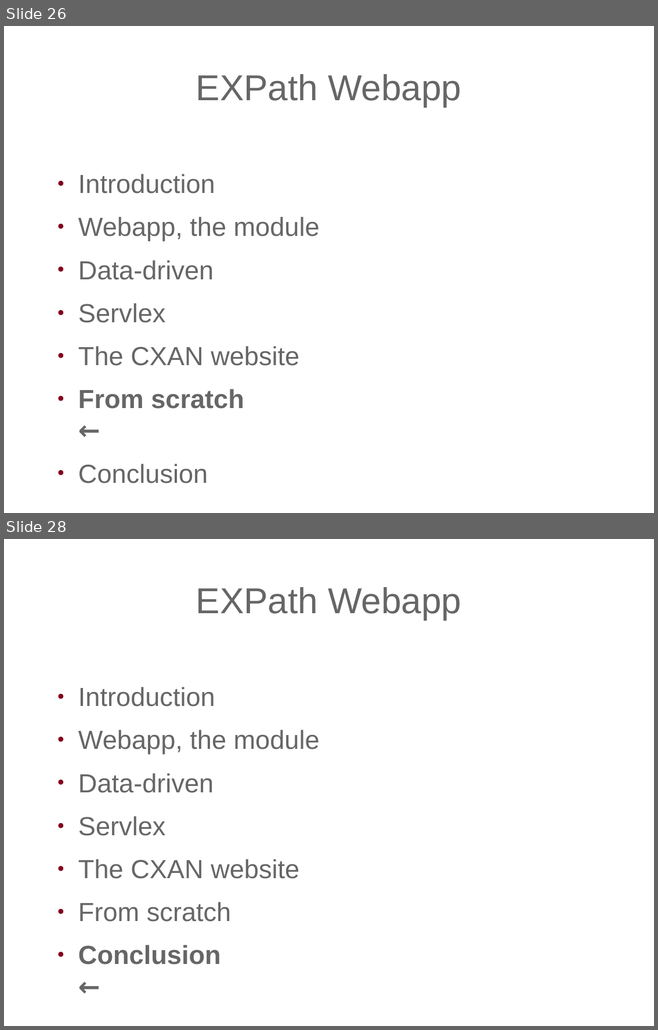
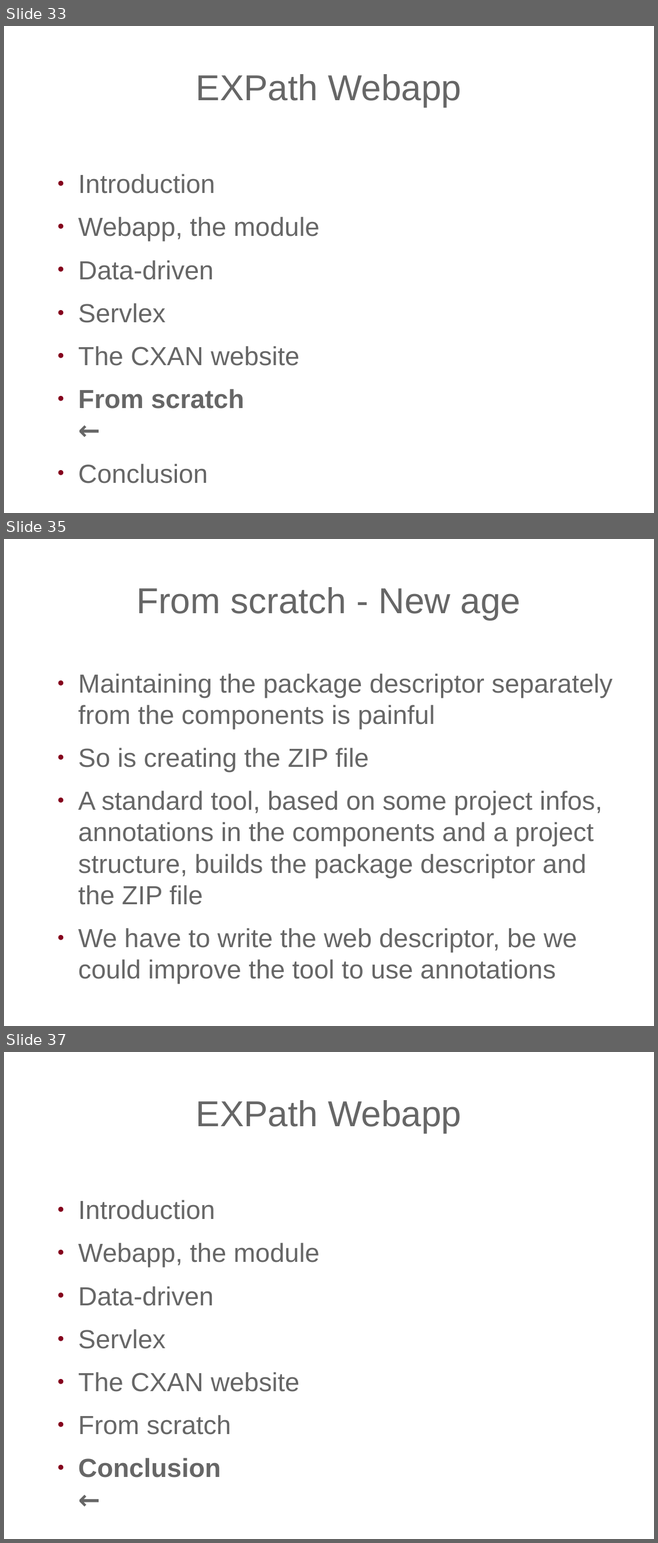
Before and after one commit to expath/expath-www, a slide deck: misc/2011-prague/presentation/fgeorges-servlex.odp. Shown one above the other, each under a label of ours: slides 26 and 28 before the commit, slides 33, 35 and 37 after it; the slides between them are not shown. The pictures are 658x1030 and 658x1543 pixels, drawn with LibreOffice and Linux fonts; fonts in the diff are those of the drawing; background and template pictures are left out. Boxes give left, top, right and bottom in pixels: in the first picture for what was removed or moved away, otherwise in the second. Text is boxed around its words. In the diff, an @@ line names an element or a change of style, - is before the commit and + after.

```diff
--- a/misc/2011-prague/presentation/fgeorges-servlex.odp
+++ b/misc/2011-prague/presentation/fgeorges-servlex.odp
@@ slide 35 added at (x1=4, y1=539, x2=654, y2=1026), background picture (left out) @@
@@ title added at (x1=136, y1=587, x2=521, y2=620), 44 pt, text #666666 @@
+From scratch - New age
@@ text added at (x1=78, y1=674, x2=612, y2=984), 32 pt, text #666666 @@
+● Maintaining the package descriptor separately from the components is painful
+● So is creating the ZIP file
+● A standard tool, based on some project infos, annotations in the components and a project structure, builds the package descriptor and the ZIP file
+● We have to write the web descriptor, be we could improve the tool to use annotations
@@ what was slide 26 is now slide 33 @@
@@ what was slide 28 is now slide 37 @@
```
Also in this commit, not shown: 1 slide changed, 12 other slides added, 3 slides removed, 5 other files.
